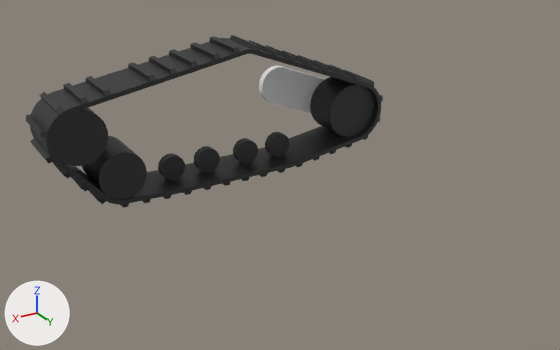
Renders of the COLLADA model bunker_description/meshes/BunkerPro_Tracks.dae from each side of a commit.
Camera for both pictures: a camera (50 mm lens) standing at (0.833, 1.529, 0.855) and looking at (-0.064, 0.033, 0.107). The axes (+X, +Y, +Z) are drawn at lower left. The lights are the same throughout. Where no turn or scale is listed for an object, it has been applied to the vertices.

In view in the first picture: 'Sheels', 'Suspension', 'Tracks'.
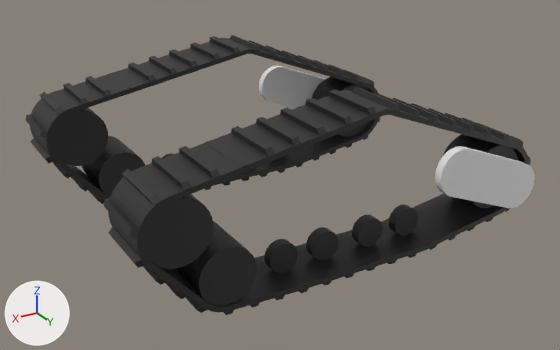
Edits to the bpy script that builds the scene:
```text
Change me_bunker_pro_20210730_223:
    where me_bunker_pro_20210730_223.from_pydata(...)  # 518 vertices, 1008 faces; spans x -0.553..0.414, y -0.358..-0.216, z 0.012..0.27
    used by ob_sheels; location = (0.0, 0.0, 0.0)
    me_bunker_pro_20210730_223 part 1: a new loose piece, a 36-sided cylinder along y spanning x -0.553..-0.394, y 0.234..0.339, z 0.045..0.203, in mat_blak (black #292929)
    me_bunker_pro_20210730_223 part 2: a new loose piece, a 36-sided cylinder along y spanning x -0.281..-0.212, y 0.275..0.299, z 0.012..0.081, in mat_blak (black #292929)
    me_bunker_pro_20210730_223 part 3: a new loose piece, a 36-sided cylinder along y spanning x -0.176..-0.107, y 0.275..0.299, z 0.012..0.081, in mat_blak (black #292929)
    me_bunker_pro_20210730_223 part 4: a new loose piece, a 36-sided cylinder along y spanning x -0.054..0.015, y 0.275..0.299, z 0.012..0.081, in mat_blak (black #292929)
    me_bunker_pro_20210730_223 part 5: a new loose piece, a 36-sided cylinder along y spanning x 0.051..0.12, y 0.275..0.299, z 0.012..0.081, in mat_blak (black #292929)
    me_bunker_pro_20210730_223 part 6: a new loose piece, a 36-sided cylinder along y spanning x 0.276..0.414, y 0.216..0.358, z 0.131..0.27, in mat_blak (black #292929)
    me_bunker_pro_20210730_223 part 7: a new loose piece, a 36-sided cylinder along y spanning x 0.184..0.31, y 0.216..0.358, z 0.018..0.144, in mat_blak (black #292929)
Change me_bunker_pro_20210730_1085:
    where me_bunker_pro_20210730_1085.from_pydata(...)  # 84 vertices, 164 faces; spans x -0.546..-0.249, y -0.396..-0.376, z 0.063..0.247
    used by ob_suspension; location = (0.0, 0.0, 0.0)
    me_bunker_pro_20210730_1085 part 8: the loose piece of 84 vertices spanning x -0.546..-0.249, y -0.396..-0.376, z 0.063..0.247 is copied, and the copy is mirrored in y about the mesh origin; it spans x -0.546..-0.249, y 0.376..0.396, z 0.063..0.247
Change me_bunker_pro_20210730_1081:
    where me_bunker_pro_20210730_1081.from_pydata(...)  # 632 vertices, 1264 faces; spans x -0.575..0.437, y -0.362..-0.212, z -0.012..0.369
    used by ob_tracks; location = (0.0, 0.0, 0.0)
    me_bunker_pro_20210730_1081 part 9: the loose piece of 632 vertices spanning x -0.575..0.437, y -0.362..-0.212, z -0.012..0.369 is copied, and the copy is mirrored in y about the mesh origin; it spans x -0.575..0.437, y 0.212..0.362, z -0.012..0.369
```

What differs and where, as boxes (x1, y1, x2, y2) in the pictures (560 x 350 px):
'Tracks', reshaped (41% wider, 61% taller): before (26, 35, 383, 208); after (26, 35, 531, 315)
'Sheels', reshaped (45% wider, 85% taller): before (52, 77, 374, 200); after (52, 77, 518, 306)
'Suspension', reshaped: before (259, 66, 325, 113); after (259, 66, 535, 208)
part 1 of me_bunker_pro_20210730_223, added (black): after (442, 134, 518, 208)
part 2 of me_bunker_pro_20210730_223, added (black): after (389, 204, 418, 236)
part 3 of me_bunker_pro_20210730_223, added (black): after (352, 215, 383, 247)
part 4 of me_bunker_pro_20210730_223, added (black): after (306, 227, 338, 261)
part 5 of me_bunker_pro_20210730_223, added (black): after (264, 239, 298, 273)
part 6 of me_bunker_pro_20210730_223, added (black): after (144, 194, 213, 269)
part 7 of me_bunker_pro_20210730_223, added (black): after (175, 221, 257, 306)
part 8 of me_bunker_pro_20210730_1085, added: after (435, 146, 535, 208)
part 9 of me_bunker_pro_20210730_1081, added (black): after (104, 87, 531, 315)
